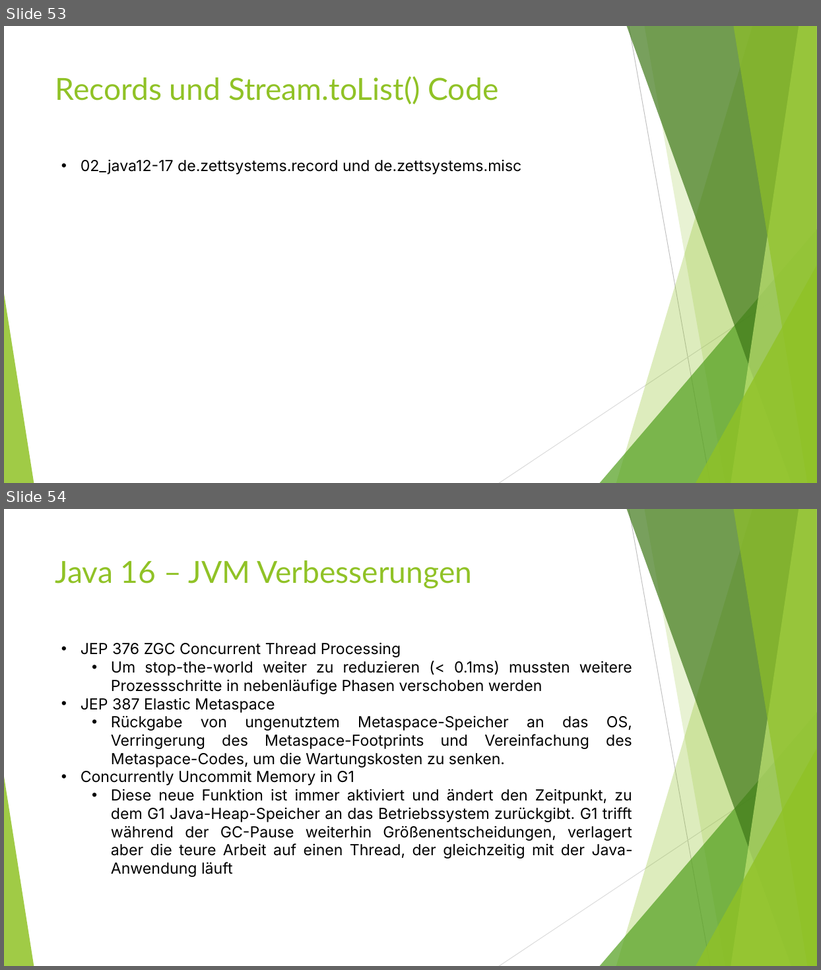
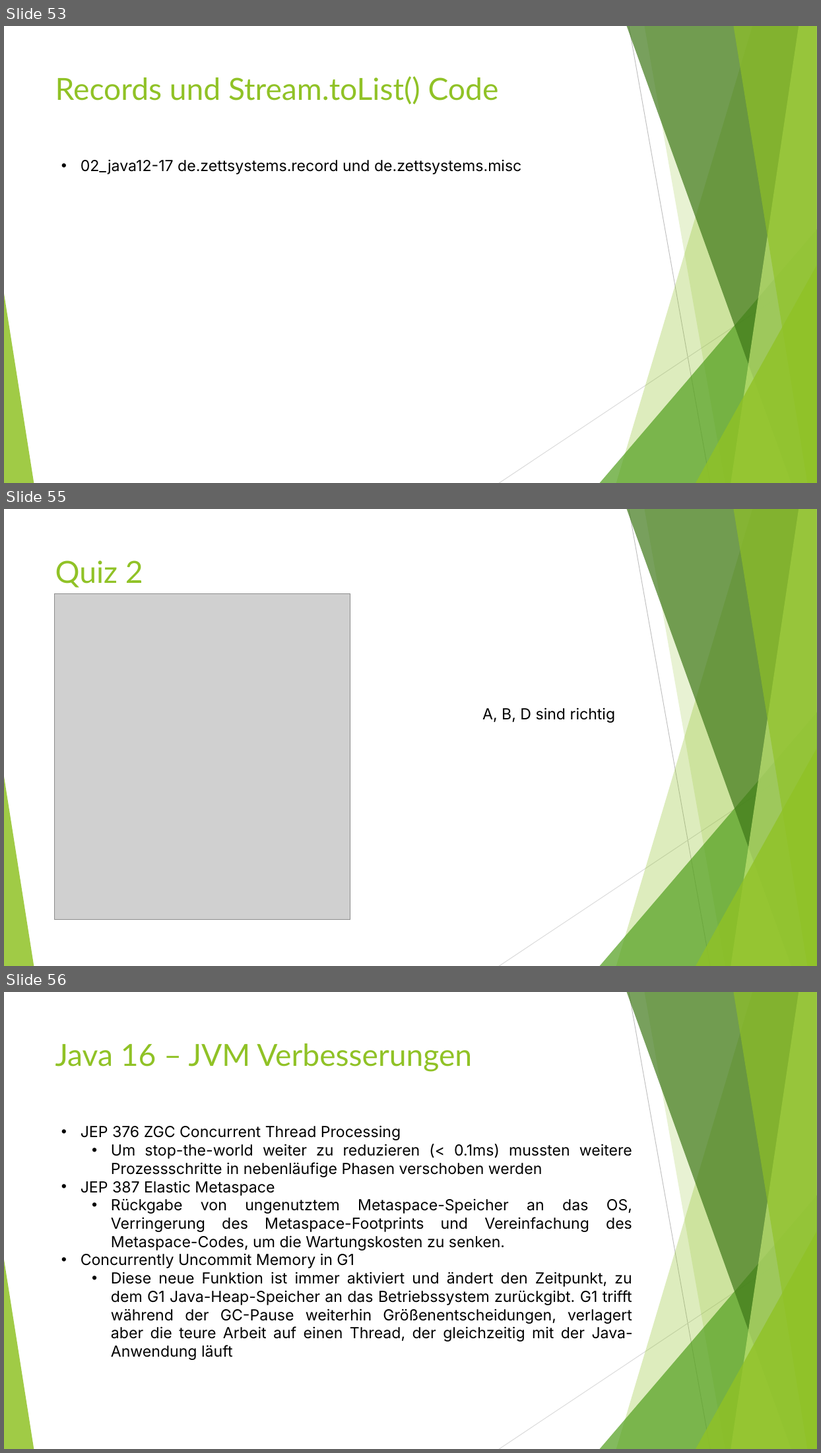
Before and after one commit to MichaelZett/20250210_java_12_17, a slide deck: Neuerungen_Java_12_17.pptx. Shown one above the other, each under a label of ours: slides 53 and 54 before the commit, slides 53, 55 and 56 after it; the slides between them are not shown. The pictures are 821x970 and 821x1453 pixels, drawn with LibreOffice and Linux fonts; fonts in the diff are those of the drawing; grey boxes stand for pictures. Boxes give left, top, right and bottom in pixels: in the first picture for what was removed or moved away, otherwise in the second. Text is boxed around its words. In the diff, an @@ line names an element or a change of style, - is before the commit and + after.

```diff
--- a/Neuerungen_Java_12_17.pptx
+++ b/Neuerungen_Java_12_17.pptx
@@ slide 55 added at (x1=4, y1=509, x2=817, y2=966), background #FFFFFF; not listed: 10 template elements that a slide beside it also shows @@
@@ title added at (x1=55, y1=560, x2=143, y2=588), 36 pt, text #90C226 @@
+Quiz 2
@@ picture added at (x1=55, y1=593, x2=350, y2=920) @@
@@ text added at (x1=482, y1=708, x2=616, y2=723), 18 pt, text #000000 @@
+A, B, D sind richtig
@@ what was slide 54 is now slide 56 @@
```
Also in this commit, not shown: 2 slides changed, 3 other slides added, 1 other file.
